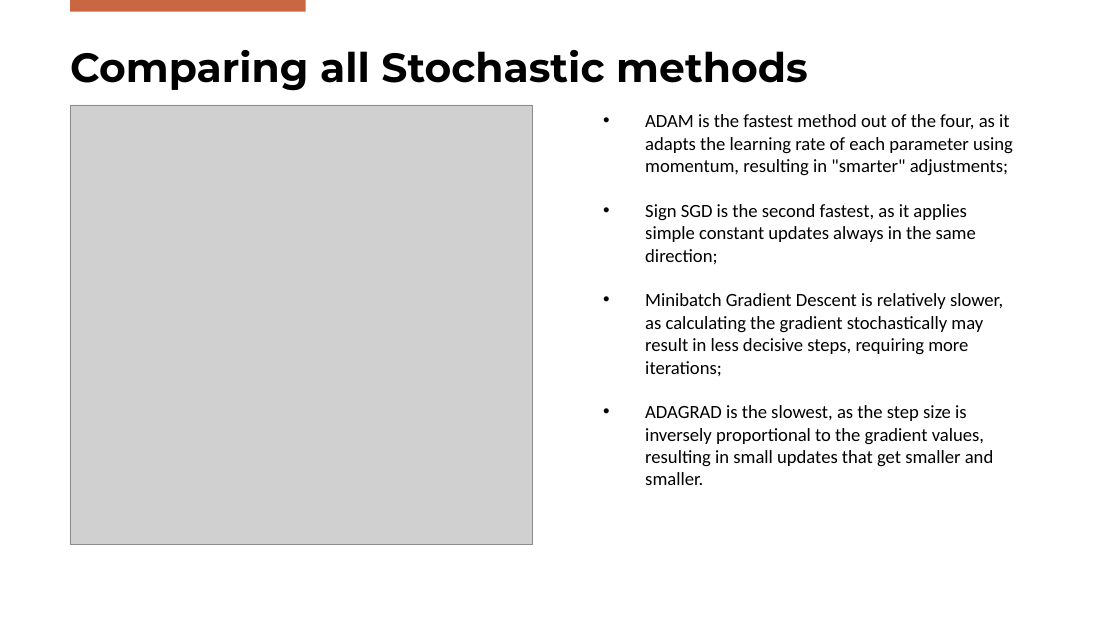
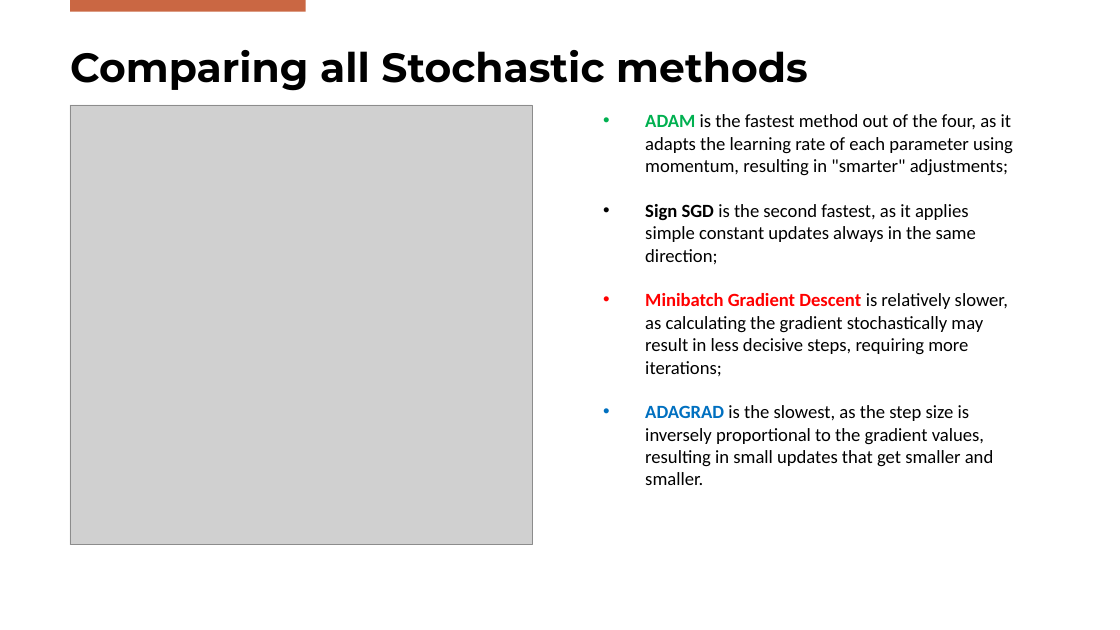
Before and after one commit to FilippoBolis/OptimizationProject_2025, a slide deck: slide 32 of Ppt/Optimization.pptx. Drawn at 1120x630 pixels with LibreOffice and Linux fonts; fonts in the diff are those of the drawing; grey boxes stand for pictures; background and template pictures are left out. Boxes give left, top, right and bottom in pixels: in the first picture for what was removed or moved away, otherwise in the second. Text is boxed around its words. In the diff, an @@ line names an element or a change of style, - is before the commit and + after.

Commit message:
Coordinate descent aggiunto alla presentazione

```diff
--- a/Ppt/Optimization.pptx
+++ b/Ppt/Optimization.pptx
@@ text "ADAM is the fastest method ..." at (x1=645, y1=114, x2=1013, y2=485): text colour #000000 to #00B050 in "ADAM"; bold on in "ADAM", "Sign SGD", "Minibatch Gradient Descent", "ADAGRAD"; text colour #000000 to #FF0000 in "Minibatch Gradient Descent"; text colour #000000 to #0070C0 in "ADAGRAD" @@
```
Also in this commit, not shown: 5 other slides changed, 5 slides added, 4 other files.
